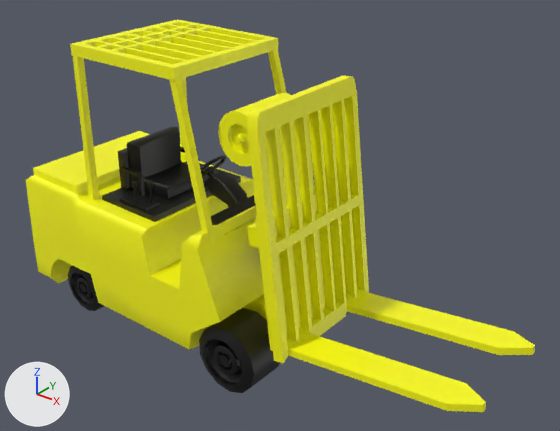
A saved change to the FBX model MayaWorkSpace/scenes/FBX/ForkLift.fbx.
Both versions are drawn from a 50 mm lens placed at (0.303, -0.297, 0.275), pointed at (0.062, 0.004, 0.088). Arrows for +X, +Y and +Z are at lower left; the lights stay in place. Where no turn or scale is listed for an object, it has been applied to the vertices.

Objects in the first picture: 'Body', 'Chair', 'Controls', 'Roof', 'Stirring_Wheel', 'polySurface6', 'wheels'.
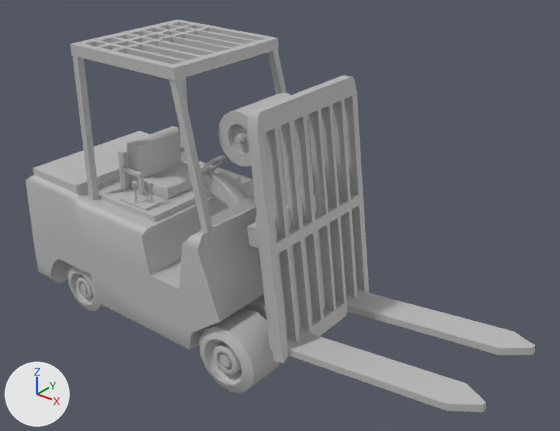
Where the change shows, as pixel boxes [x1, y1, x2, y2] in the pictures (560 x 431 px):
'polySurface6', recoloured (yellow to grey): [218, 76, 535, 412] in both
'Body', recoloured (yellow to grey): [26, 131, 264, 349] in both
'Roof', recoloured (yellow to grey): [70, 19, 287, 249] in both
'wheels', recoloured: [68, 266, 348, 393] in both
'Chair', recoloured (black to grey): [118, 126, 208, 199] in both
'Stirring_Wheel', recoloured: [189, 155, 256, 234] in both
part 1 of me_mesh_002, recoloured (black to grey): [102, 161, 241, 222] in both

The edits, one by one:
Material 'lambert4' (mat_lambert4) is new.
Its base color is (0.5, 0.5, 0.5) (grey #bcbcbc).
me_mesh has 110 vertices, 108 faces and spans x -0.086..0.076, y -0.049..0.049, z -0.04..0.039.
me_mesh no longer uses material mat_yellow (yellow #ffff00).
me_mesh now uses material mat_lambert4 (grey #bcbcbc).
me_mesh_007 has 764 vertices, 770 faces and spans x -0.084..0.084, y -0.041..0.041, z -0.073..0.073.
me_mesh_007 no longer uses material mat_yellow (yellow #ffff00).
me_mesh_007 now uses material mat_lambert4 (grey #bcbcbc).
me_mesh_003 has 459 vertices, 451 faces and spans x -0.0246..0.0234, y -0.0307..0.0307, z -0.0174..0.0195.
me_mesh_003 no longer uses material mat_black (black #000000).
me_mesh_003 now uses material mat_lambert4 (grey #bcbcbc).
me_mesh_005 has 288 vertices, 312 faces and spans x -0.0509..0.049, y -0.0402..0.0438, z -0.0473..0.0473.
me_mesh_005 no longer uses material mat_yellow (yellow #ffff00).
me_mesh_005 now uses material mat_lambert4 (grey #bcbcbc).
me_mesh_006 has 814 vertices, 858 faces and spans x -0.079..0.079, y -0.048..0.048, z -0.02..0.02.
me_mesh_006 no longer uses material mat_black (black #000000).
me_mesh_006 now uses material mat_lambert4 (grey #bcbcbc).
me_mesh_002 is used by ob_controls; location (-0.0167, -0.0012, 0.0905).
me_mesh_002 had 176 vertices, 190 faces and spanned x -0.0223..0.0223, y -0.0363..0.0363, z -0.0101..0.0101.
me_mesh_002 now has 176 vertices, 188 faces and spans x -0.0223..0.0223, y -0.0363..0.0363, z -0.0101..0.0101.
me_mesh_002 part 1: 188 faces spanning x -0.0223..0.0223, y -0.0363..0.0363, z -0.0101..0.0101 switch from mat_black (black #000000) to mat_lambert4 (grey #bcbcbc).
me_mesh_001 has 142 vertices, 123 faces and spans x -0.0179..0.0179, y -0.0234..0.0234, z -0.0206..0.0206.
me_mesh_001 no longer uses material mat_black (black #000000).
me_mesh_001 now uses material mat_lambert4 (grey #bcbcbc).
